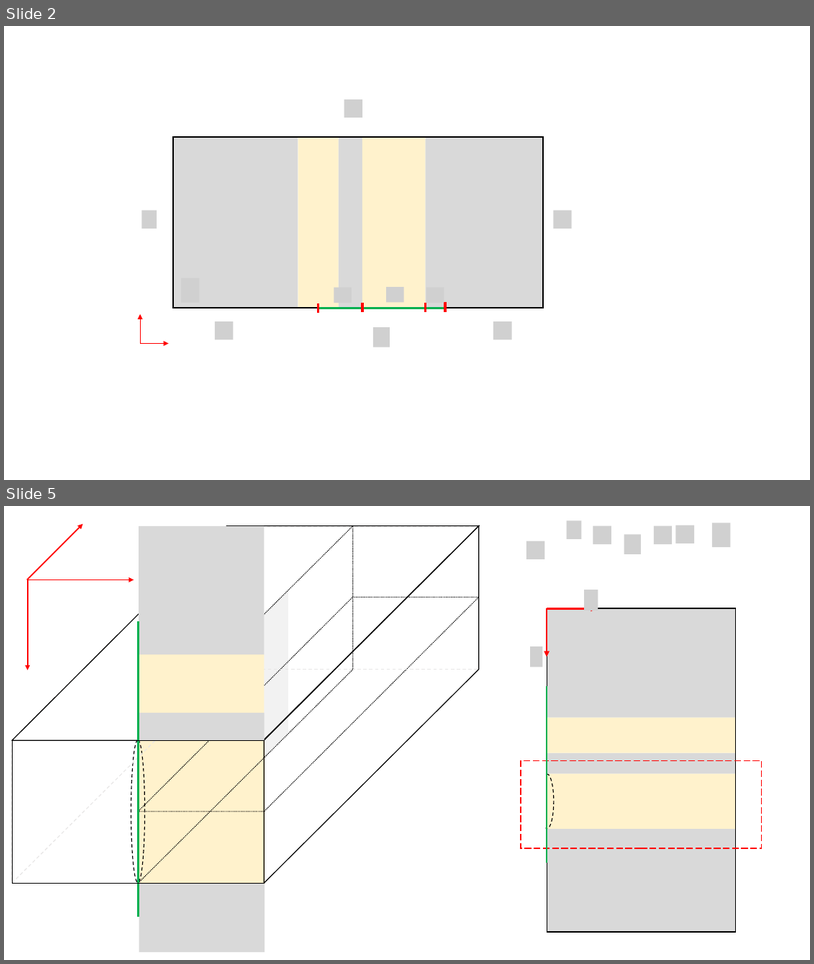
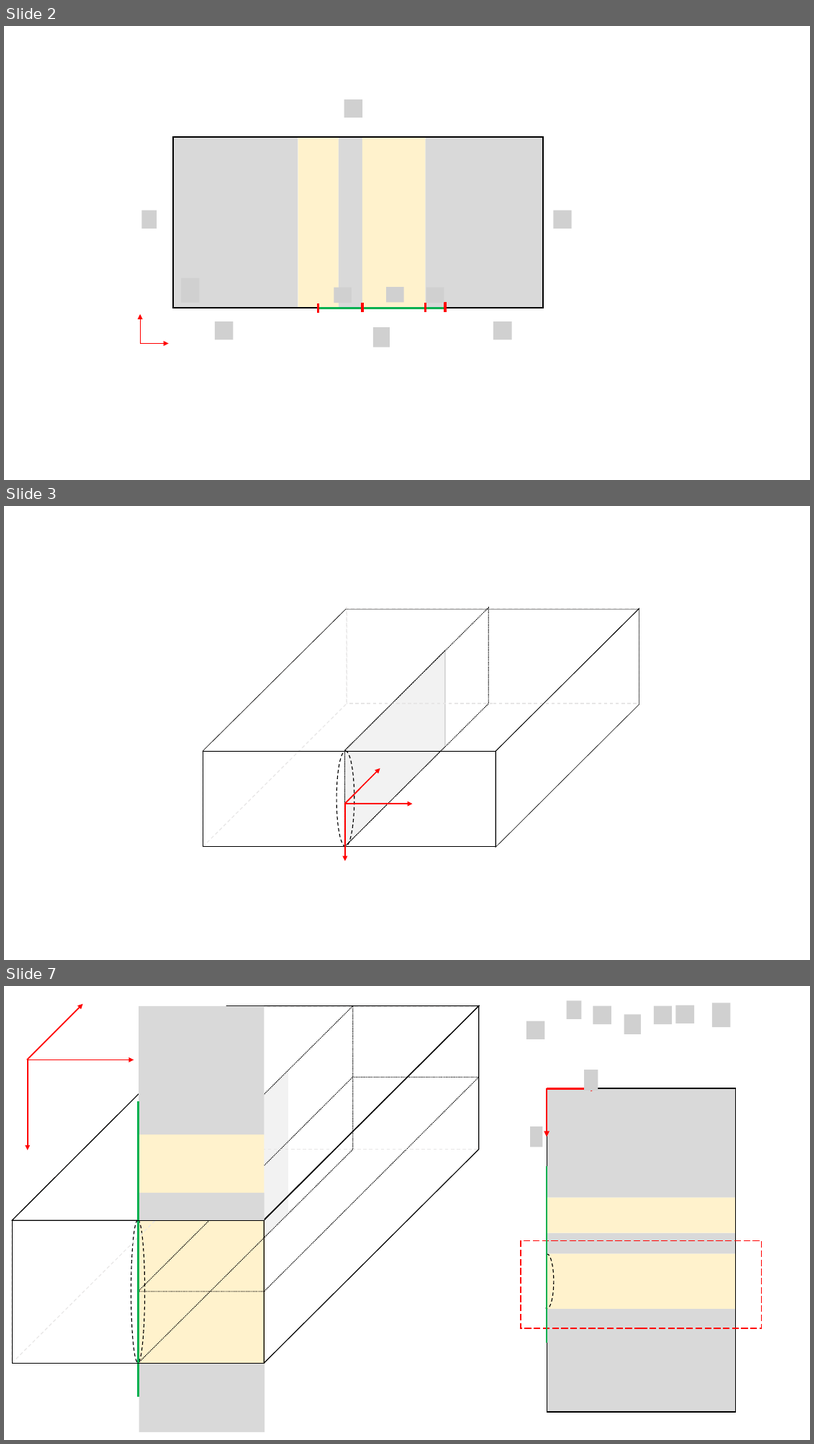
Before and after one commit to Ivashchenkospb/Diploma, a slide deck: Pics/Illustrations.pptx. Shown one above the other, each under a label of ours: slides 2 and 5 before the commit, slides 2, 3 and 7 after it; the slides between them are not shown. The pictures are 814x964 and 814x1444 pixels, drawn with LibreOffice and Linux fonts; fonts in the diff are those of the drawing; grey boxes stand for pictures; background and template pictures are left out. Boxes give left, top, right and bottom in pixels: in the first picture for what was removed or moved away, otherwise in the second. Text is boxed around its words. In the diff, an @@ line names an element or a change of style, - is before the commit and + after.

```diff
--- a/Pics/Illustrations.pptx
+++ b/Pics/Illustrations.pptx
@@ slide 3 added at (4, 506, 810, 960), background #FFFFFF @@
@@ parallelogram added at (203, 608, 347, 847), outline #E7E6E6 1 pt dashed @@
@@ parallelogram added at (203, 609, 639, 751), outline #000000 0.5 pt @@
@@ parallelogram added at (345, 608, 489, 847), outline #000000 1 pt dashed @@
@@ rectangle added at (347, 609, 640, 703), outline #E7E6E6 1 pt dashed @@
@@ parallelogram added at (496, 608, 640, 847), outline #000000 0.5 pt @@
@@ parallelogram added at (345, 650, 445, 846), fill #F2F2F2, outline #000000 0.25 pt @@
@@ rectangle added at (203, 751, 496, 847), outline #000000 0.5 pt @@
@@ ellipse added at (337, 751, 355, 847), outline #000000 1 pt dashed @@
@@ arrow added from (345, 803) to (381, 768), #FF0000 1.5 pt @@
@@ arrow added from (345, 803) to (413, 803), #FF0000 1.5 pt @@
@@ arrow added from (345, 803) to (345, 861), #FF0000 1.5 pt @@
@@ what was slide 5 is now slide 7 @@
```
Also in this commit, not shown: 1 slide changed, 2 other slides added, 1 slide removed, 7 other files.
